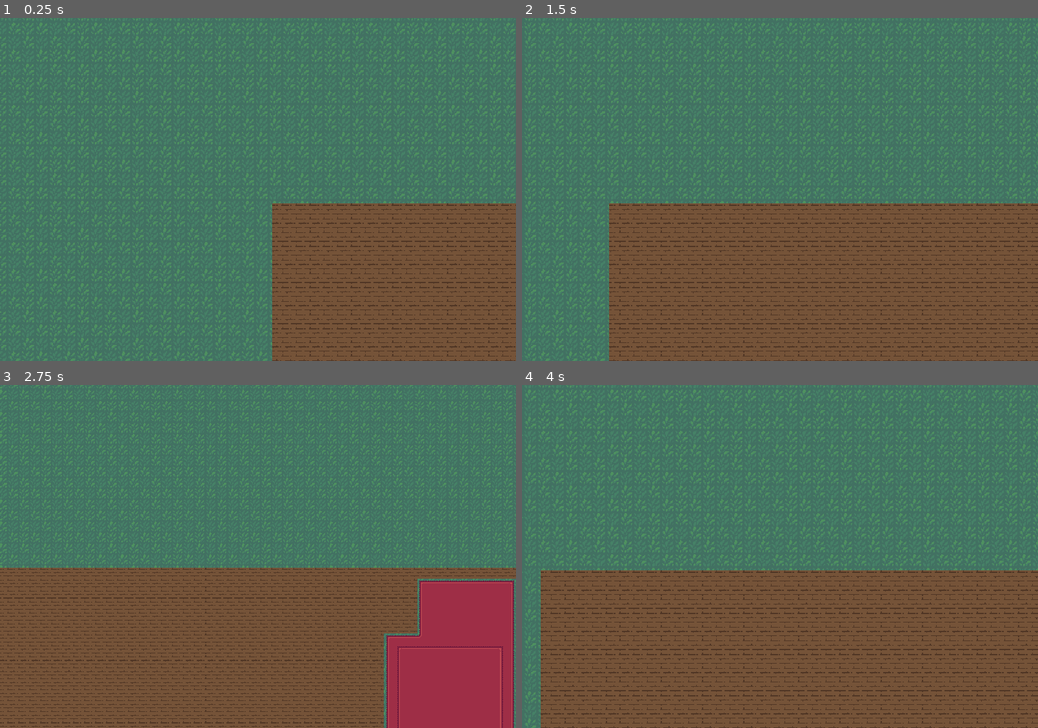
Above: before the commit, frames 1-4 (two rows, left to right).
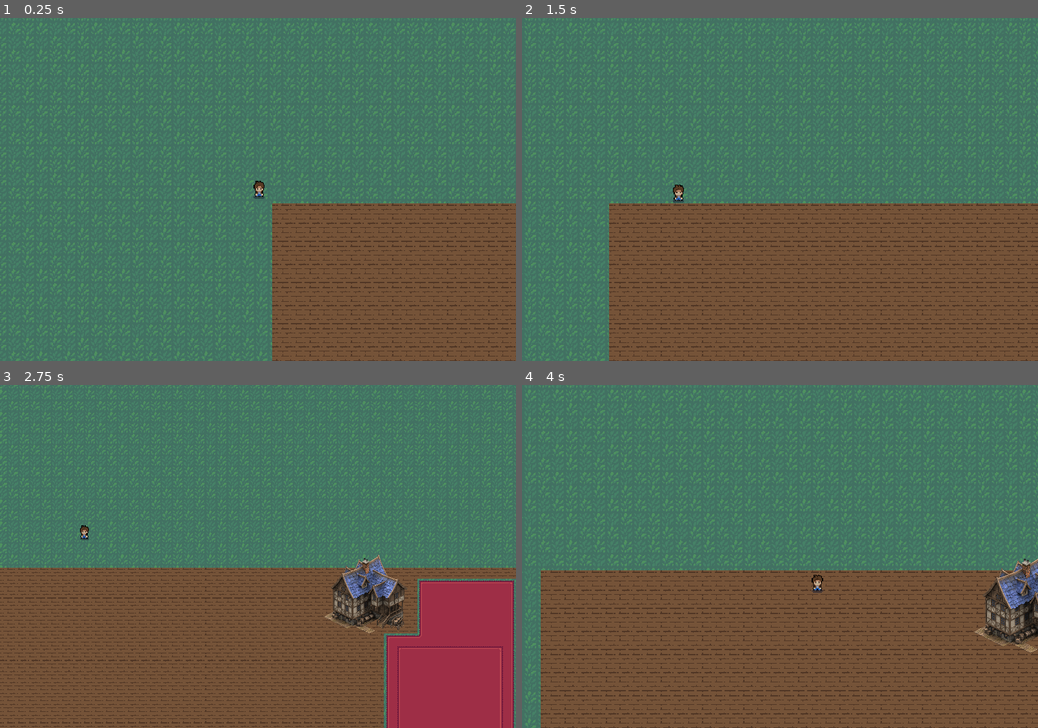
Above: after the commit, the same moments.

Repository: SiTOTG/KingVsKing
Game: Godot game, scene res://world/world.tscn
Two runs of this game, one before a commit and one after it. Both use one fixed random seed, a clock stepped at 60 frames per second and the inputs below.
Inputs (mouse positions are in pixels of both pictures, inside the frame that each line leads up to):
- Up to frame 1 (0.25 s): no input
- Up to frame 2 (1.5 s): tap Enter at 0.5 s; move the mouse to (893, 172) at 0.52 s; hold Right (ui_right) 0.53-1.25 s; right-click (893, 172) at 0.6 s; click (893, 172) at 0.67 s; drag from (676, 206) to (754, 258) at 1.27 s
- Up to frame 3 (2.75 s): tap Space at 2 s; move the mouse to (309, 481) at 2.02 s; hold Right (ui_right) from 2.03 s (still down); tap Mouse wheel down (zoom_out_slow) at 2.1 s; click (309, 481) at 2.17 s
- Up to frame 4 (4 s): release Right (ui_right) at 2.75 s; drag from (754, 625) to (625, 505) at 2.77 s; move the mouse to (934, 607) at 3.52 s; hold Left (ui_left) from 3.53 s (still down); tap Mouse wheel up (zoom_in_slow) at 3.6 s; click (934, 607) at 3.67 s

The runs differ from the first frame. In frame 1, less than 0.1% of the frame differs, in the area x 49-52%, y 47-53%; in frame 2, 0.1%; in frame 3, 2.1%, in the area x 15-79%, y 40-73%; in frame 4, 2.0%.

Commit message:
Add basis for spawner with footman
Things left to do on spawner:
1. Set spawn position
2. Set destination
3. Create path finding

Diff:
--- /dev/null
+++ b/creatures/footman.gd
@@ -0,0 +1,23 @@
+extends CharacterBody2D
+
+@export var destination: Vector2
+@onready var animation_tree: AnimationTree = $AnimationTree
+
+func _physics_process(_delta):
+	if global_position.distance_to(destination) > 10:
+		move()
+	else:
+		animation_tree.set("parameters/Movement/current", 0)
+
+func _unhandled_input(event):
+	if event is InputEventMouseButton and event.button_index == 1 and event.is_pressed():
+		destination = get_global_mouse_position()
+
+func move():
+	var direction = global_position.direction_to(destination)
+	animation_tree.set("parameters/IdleDirection/blend_position", direction)
+	animation_tree.set("parameters/MoveDirection/blend_position", direction)
+	animation_tree.set("parameters/Movement/current", 1)
+
+	velocity = direction * 150
+	move_and_slide()
--- /dev/null
+++ b/creatures/footman.tscn
@@ -0,0 +1,382 @@
+[gd_scene load_steps=26 format=3 uid="uid://ccgdfolvkxehl"]
+
+[ext_resource type="Texture2D" uid="uid://bs3xxoeb4j5ol" path="res://assets/placeholder/sprites/characters/player.png" id="1_1tvlm"]
+[ext_resource type="Script" path="res://creatures/footman.gd" id="1_6a46t"]
+
+[sub_resource type="RectangleShape2D" id="RectangleShape2D_sr3st"]
+size = Vector2(8, 2)
+
+[sub_resource type="Animation" id="Animation_ooc3j"]
+resource_name = "IdleDown"
+length = 0.6
+loop_mode = 1
+tracks/0/type = "value"
+tracks/0/imported = false
+tracks/0/enabled = true
+tracks/0/path = NodePath("Sprite2D:frame_coords")
+tracks/0/interp = 1
+tracks/0/loop_wrap = true
+tracks/0/keys = {
+"times": PackedFloat32Array(0, 0.1, 0.2, 0.3, 0.4, 0.5),
+"transitions": PackedFloat32Array(1, 1, 1, 1, 1, 1),
+"update": 1,
+"values": [Vector2i(0, 0), Vector2i(1, 0), Vector2i(2, 0), Vector2i(3, 0), Vector2i(4, 0), Vector2i(5, 0)]
+}
+
+[sub_resource type="Animation" id="Animation_8566t"]
+resource_name = "IdleLeft"
+length = 0.6
+loop_mode = 1
+tracks/0/type = "value"
+tracks/0/imported = false
+tracks/0/enabled = true
+tracks/0/path = NodePath("Sprite2D:flip_h")
+tracks/0/interp = 1
+tracks/0/loop_wrap = true
+tracks/0/keys = {
+"times": PackedFloat32Array(0),
+"transitions": PackedFloat32Array(1),
+"update": 1,
+"values": [true]
+}
+tracks/1/type = "value"
+tracks/1/imported = false
+tracks/1/enabled = true
+tracks/1/path = NodePath("Sprite2D:offset")
+tracks/1/interp = 1
+tracks/1/loop_wrap = true
+tracks/1/keys = {
+"times": PackedFloat32Array(0),
+"transitions": PackedFloat32Array(1),
+"update": 0,
+"values": [Vector2(0.5, 0)]
+}
+tracks/2/type = "value"
+tracks/2/imported = false
+tracks/2/enabled = true
+tracks/2/path = NodePath("Sprite2D:frame_coords")
+tracks/2/interp = 1
+tracks/2/loop_wrap = true
+tracks/2/keys = {
+"times": PackedFloat32Array(0, 0.1, 0.2, 0.3, 0.4, 0.5),
+"transitions": PackedFloat32Array(1, 1, 1, 1, 1, 1),
+"update": 1,
+"values": [Vector2i(0, 1), Vector2i(1, 1), Vector2i(2, 1), Vector2i(3, 1), Vector2i(4, 1), Vector2i(5, 1)]
+}
+
+[sub_resource type="Animation" id="Animation_tr4pr"]
+resource_name = "IdleRight"
+length = 0.6
+loop_mode = 1
+tracks/0/type = "value"
+tracks/0/imported = false
+tracks/0/enabled = true
+tracks/0/path = NodePath("Sprite2D:frame_coords")
+tracks/0/interp = 1
+tracks/0/loop_wrap = true
+tracks/0/keys = {
+"times": PackedFloat32Array(0, 0.1, 0.2, 0.3, 0.4, 0.5),
+"transitions": PackedFloat32Array(1, 1, 1, 1, 1, 1),
+"update": 1,
+"values": [Vector2i(0, 1), Vector2i(1, 1), Vector2i(2, 1), Vector2i(3, 1), Vector2i(4, 1), Vector2i(5, 1)]
+}
+tracks/1/type = "value"
+tracks/1/imported = false
+tracks/1/enabled = true
+tracks/1/path = NodePath("Sprite2D:flip_h")
+tracks/1/interp = 1
+tracks/1/loop_wrap = true
+tracks/1/keys = {
+"times": PackedFloat32Array(0),
+"transitions": PackedFloat32Array(1),
+"update": 1,
+"values": [false]
+}
+tracks/2/type = "value"
+tracks/2/imported = false
+tracks/2/enabled = true
+tracks/2/path = NodePath("Sprite2D:offset")
+tracks/2/interp = 1
+tracks/2/loop_wrap = true
+tracks/2/keys = {
+"times": PackedFloat32Array(0),
+"transitions": PackedFloat32Array(1),
+"update": 0,
+"values": [Vector2(-0.5, 0)]
+}
+
+[sub_resource type="Animation" id="Animation_yai64"]
+resource_name = "IdleUp"
+length = 0.6
+loop_mode = 1
+tracks/0/type = "value"
+tracks/0/imported = false
+tracks/0/enabled = true
+tracks/0/path = NodePath("Sprite2D:frame_coords")
+tracks/0/interp = 1
+tracks/0/loop_wrap = true
+tracks/0/keys = {
+"times": PackedFloat32Array(0, 0.1, 0.2, 0.3, 0.4, 0.5),
+"transitions": PackedFloat32Array(1, 1, 1, 1, 1, 1),
+"update": 1,
+"values": [Vector2i(0, 2), Vector2i(1, 2), Vector2i(2, 2), Vector2i(3, 2), Vector2i(4, 2), Vector2i(5, 2)]
+}
+
+[sub_resource type="Animation" id="Animation_4epvc"]
+resource_name = "MoveDown"
+length = 0.6
+loop_mode = 1
+tracks/0/type = "value"
+tracks/0/imported = false
+tracks/0/enabled = true
+tracks/0/path = NodePath("Sprite2D:frame_coords")
+tracks/0/interp = 1
+tracks/0/loop_wrap = true
+tracks/0/keys = {
+"times": PackedFloat32Array(0, 0.1, 0.2, 0.3, 0.4, 0.5),
+"transitions": PackedFloat32Array(1, 1, 1, 1, 1, 1),
+"update": 1,
+"values": [Vector2i(0, 3), Vector2i(1, 3), Vector2i(2, 3), Vector2i(3, 3), Vector2i(4, 3), Vector2i(5, 3)]
+}
+
+[sub_resource type="Animation" id="Animation_58x4v"]
+resource_name = "MoveLeft"
+length = 0.6
+loop_mode = 1
+tracks/0/type = "value"
+tracks/0/imported = false
+tracks/0/enabled = true
+tracks/0/path = NodePath("Sprite2D:frame_coords")
+tracks/0/interp = 1
+tracks/0/loop_wrap = true
+tracks/0/keys = {
+"times": PackedFloat32Array(0, 0.1, 0.2, 0.3, 0.4, 0.5),
+"transitions": PackedFloat32Array(1, 1, 1, 1, 1, 1),
+"update": 1,
+"values": [Vector2i(0, 4), Vector2i(1, 4), Vector2i(2, 4), Vector2i(3, 4), Vector2i(4, 4), Vector2i(5, 4)]
+}
+tracks/1/type = "value"
+tracks/1/imported = false
+tracks/1/enabled = true
+tracks/1/path = NodePath("Sprite2D:flip_h")
+tracks/1/interp = 1
+tracks/1/loop_wrap = true
+tracks/1/keys = {
+"times": PackedFloat32Array(0),
+"transitions": PackedFloat32Array(1),
+"update": 1,
+"values": [true]
+}
+tracks/2/type = "value"
+tracks/2/imported = false
+tracks/2/enabled = true
+tracks/2/path = NodePath("Sprite2D:offset")
+tracks/2/interp = 1
+tracks/2/loop_wrap = true
+tracks/2/keys = {
+"times": PackedFloat32Array(0),
+"transitions": PackedFloat32Array(1),
+"update": 0,
+"values": [Vector2(0.5, 0)]
+}
+
+[sub_resource type="Animation" id="Animation_y7skb"]
+resource_name = "MoveUp"
+length = 0.6
+loop_mode = 1
+tracks/0/type = "value"
+tracks/0/imported = false
+tracks/0/enabled = true
+tracks/0/path = NodePath("Sprite2D:frame_coords")
+tracks/0/interp = 1
+tracks/0/loop_wrap = true
+tracks/0/keys = {
+"times": PackedFloat32Array(0, 0.1, 0.2, 0.3, 0.4, 0.5),
+"transitions": PackedFloat32Array(1, 1, 1, 1, 1, 1),
+"update": 1,
+"values": [Vector2i(0, 5), Vector2i(1, 5), Vector2i(2, 5), Vector2i(3, 5), Vector2i(4, 5), Vector2i(5, 5)]
+}
+
+[sub_resource type="Animation" id="Animation_prncp"]
+resource_name = "MoveRight"
+length = 0.6
+loop_mode = 1
+tracks/0/type = "value"
+tracks/0/imported = false
+tracks/0/enabled = true
+tracks/0/path = NodePath("Sprite2D:frame_coords")
+tracks/0/interp = 1
+tracks/0/loop_wrap = true
+tracks/0/keys = {
+"times": PackedFloat32Array(0, 0.1, 0.2, 0.3, 0.4, 0.5),
+"transitions": PackedFloat32Array(1, 1, 1, 1, 1, 1),
+"update": 1,
+"values": [Vector2i(0, 4), Vector2i(1, 4), Vector2i(2, 4), Vector2i(3, 4), Vector2i(4, 4), Vector2i(5, 4)]
+}
+tracks/1/type = "value"
+tracks/1/imported = false
+tracks/1/enabled = true
+tracks/1/path = NodePath("Sprite2D:flip_h")
+tracks/1/interp = 1
+tracks/1/loop_wrap = true
+tracks/1/keys = {
+"times": PackedFloat32Array(0),
+"transitions": PackedFloat32Array(1),
+"update": 1,
+"values": [false]
+}
+tracks/2/type = "value"
+tracks/2/imported = false
+tracks/2/enabled = true
+tracks/2/path = NodePath("Sprite2D:offset")
+tracks/2/interp = 1
+tracks/2/loop_wrap = true
+tracks/2/keys = {
+"times": PackedFloat32Array(0),
+"transitions": PackedFloat32Array(1),
+"update": 0,
+"values": [Vector2(-0.5, 0)]
+}
+
+[sub_resource type="Animation" id="Animation_86atk"]
+length = 0.001
+tracks/0/type = "value"
+tracks/0/imported = false
+tracks/0/enabled = true
+tracks/0/path = NodePath("Sprite2D:frame_coords")
+tracks/0/interp = 1
+tracks/0/loop_wrap = true
+tracks/0/keys = {
+"times": PackedFloat32Array(0),
+"transitions": PackedFloat32Array(1),
+"update": 1,
+"values": [Vector2i(0, 0)]
+}
+tracks/1/type = "value"
+tracks/1/imported = false
+tracks/1/enabled = true
+tracks/1/path = NodePath("Sprite2D:flip_h")
+tracks/1/interp = 1
+tracks/1/loop_wrap = true
+tracks/1/keys = {
+"times": PackedFloat32Array(0),
+"transitions": PackedFloat32Array(1),
+"update": 1,
+"values": [false]
+}
+tracks/2/type = "value"
+tracks/2/imported = false
+tracks/2/enabled = true
+tracks/2/path = NodePath("Sprite2D:offset")
+tracks/2/interp = 1
+tracks/2/loop_wrap = true
+tracks/2/keys = {
+"times": PackedFloat32Array(0),
+"transitions": PackedFloat32Array(1),
+"update": 0,
+"values": [Vector2(0.5, 0)]
+}
+
+[sub_resource type="AnimationLibrary" id="AnimationLibrary_2e025"]
+_data = {
+"IdleDown": SubResource("Animation_ooc3j"),
+"IdleLeft": SubResource("Animation_8566t"),
+"IdleRight": SubResource("Animation_tr4pr"),
+"IdleUp": SubResource("Animation_yai64"),
+"MoveDown": SubResource("Animation_4epvc"),
+"MoveLeft": SubResource("Animation_58x4v"),
+"MoveRight": SubResource("Animation_prncp"),
+"MoveUp": SubResource("Animation_y7skb"),
+"RESET": SubResource("Animation_86atk")
+}
+
+[sub_resource type="AnimationNodeAnimation" id="AnimationNodeAnimation_pfdn2"]
+animation = &"IdleRight"
+
+[sub_resource type="AnimationNodeAnimation" id="AnimationNodeAnimation_aqx0n"]
+animation = &"IdleUp"
+
+[sub_resource type="AnimationNodeAnimation" id="AnimationNodeAnimation_ptjpi"]
+animation = &"IdleLeft"
+
+[sub_resource type="AnimationNodeAnimation" id="AnimationNodeAnimation_4xbvm"]
+animation = &"IdleDown"
+
+[sub_resource type="AnimationNodeBlendSpace2D" id="AnimationNodeBlendSpace2D_ah07r"]
+blend_point_0/node = SubResource("AnimationNodeAnimation_pfdn2")
+blend_point_0/pos = Vector2(1, 0)
+blend_point_1/node = SubResource("AnimationNodeAnimation_aqx0n")
+blend_point_1/pos = Vector2(0, -1)
+blend_point_2/node = SubResource("AnimationNodeAnimation_ptjpi")
+blend_point_2/pos = Vector2(-1, 0)
+blend_point_3/node = SubResource("AnimationNodeAnimation_4xbvm")
+blend_point_3/pos = Vector2(0, 1)
+blend_mode = 1
+
+[sub_resource type="AnimationNodeAnimation" id="AnimationNodeAnimation_o0x3e"]
+animation = &"MoveDown"
+
+[sub_resource type="AnimationNodeAnimation" id="AnimationNodeAnimation_8clf6"]
+animation = &"MoveRight"
+
+[sub_resource type="AnimationNodeAnimation" id="AnimationNodeAnimation_nucus"]
+animation = &"MoveUp"
+
+[sub_resource type="AnimationNodeAnimation" id="AnimationNodeAnimation_dsukj"]
+animation = &"MoveLeft"
+
+[sub_resource type="AnimationNodeBlendSpace2D" id="AnimationNodeBlendSpace2D_hebgc"]
+blend_point_0/node = SubResource("AnimationNodeAnimation_o0x3e")
+blend_point_0/pos = Vector2(0, 0.9)
+blend_point_1/node = SubResource("AnimationNodeAnimation_8clf6")
+blend_point_1/pos = Vector2(1, -0.1)
+blend_point_2/node = SubResource("AnimationNodeAnimation_nucus")
+blend_point_2/pos = Vector2(0, -1)
+blend_point_3/node = SubResource("AnimationNodeAnimation_dsukj")
+blend_point_3/pos = Vector2(-1, 0)
+blend_mode = 1
+
+[sub_resource type="AnimationNodeTransition" id="AnimationNodeTransition_ky12f"]
+enabled_inputs = 2
+from_start = false
+input_0/name = "Idling"
+input_0/auto_advance = false
+input_1/name = "Moving"
+input_1/auto_advance = false
+
+[sub_resource type="AnimationNodeBlendTree" id="AnimationNodeBlendTree_us4em"]
+graph_offset = Vector2(-843.912, 10.236)
+nodes/IdleDirection/node = SubResource("AnimationNodeBlendSpace2D_ah07r")
+nodes/IdleDirection/position = Vector2(-240, 0)
+nodes/MoveDirection/node = SubResource("AnimationNodeBlendSpace2D_hebgc")
+nodes/MoveDirection/position = Vector2(-227.083, 282.511)
+nodes/Movement/node = SubResource("AnimationNodeTransition_ky12f")
+nodes/Movement/position = Vector2(60, 180)
+nodes/output/position = Vector2(300, 160)
+node_connections = [&"output", 0, &"Movement", &"Movement", 0, &"IdleDirection", &"Movement", 1, &"MoveDirection"]
+
+[node name="Footman" type="CharacterBody2D"]
+script = ExtResource("1_6a46t")
+
+[node name="Sprite2D" type="Sprite2D" parent="."]
+position = Vector2(0, -16)
+texture = ExtResource("1_1tvlm")
+offset = Vector2(0.5, 0)
+hframes = 6
+vframes = 10
+
+[node name="CollisionShape2D" type="CollisionShape2D" parent="."]
+shape = SubResource("RectangleShape2D_sr3st")
+
+[node name="AnimationPlayer" type="AnimationPlayer" parent="."]
+libraries = {
+"": SubResource("AnimationLibrary_2e025")
+}
+
+[node name="AnimationTree" type="AnimationTree" parent="."]
+tree_root = SubResource("AnimationNodeBlendTree_us4em")
+anim_player = NodePath("../AnimationPlayer")
+active = true
+parameters/IdleDirection/blend_position = Vector2(0.5, -1)
+parameters/MoveDirection/blend_position = Vector2(0.5, -1)
+parameters/Movement/current = 1
--- /dev/null
+++ b/player/spawner.gd
@@ -0,0 +1,3 @@
+extends StaticBody2D
+
+@export var creature: PackedScene
--- /dev/null
+++ b/player/spawner.tscn
@@ -0,0 +1,18 @@
+[gd_scene load_steps=4 format=3 uid="uid://co713pq5wwm73"]
+
+[ext_resource type="Texture2D" uid="uid://c3bjjubcocilf" path="res://assets/placeholder/sprites/medieval-tavern_10000.png" id="1_3vc4b"]
+[ext_resource type="Script" path="res://player/spawner.gd" id="1_li363"]
+
+[sub_resource type="RectangleShape2D" id="RectangleShape2D_y2w1w"]
+size = Vector2(158, 140)
+
+[node name="Spawner" type="StaticBody2D"]
+script = ExtResource("1_li363")
+
+[node name="Sprite2D" type="Sprite2D" parent="."]
+position = Vector2(8, 0)
+scale = Vector2(0.231579, 0.231579)
+texture = ExtResource("1_3vc4b")
+
+[node name="CollisionShape2D" type="CollisionShape2D" parent="."]
+shape = SubResource("RectangleShape2D_y2w1w")
--- a/world/player_camera.gd
+++ b/world/player_camera.gd
@@ -10,9 +10,9 @@
 var screen_start_position
 
 var dragging = false
-
-func _ready():
-	Input.mouse_mode = Input.MOUSE_MODE_CONFINED
+#
+#func _ready():
+#	Input.mouse_mode = Input.MOUSE_MODE_CONFINED
 
 func _unhandled_input(event):
 	if event.is_action("drag"):
--- a/world/world.tscn
+++ b/world/world.tscn
@@ -1,8 +1,10 @@
-[gd_scene load_steps=4 format=3 uid="uid://dy2qpxg1tslfv"]
+[gd_scene load_steps=6 format=3 uid="uid://dy2qpxg1tslfv"]
 
 [ext_resource type="PackedScene" uid="uid://hftwolwo1hyb" path="res://world/tiles/castle.tscn" id="1_fmk5q"]
 [ext_resource type="Script" path="res://world/player_camera.gd" id="2_2qahm"]
 [ext_resource type="PackedScene" uid="uid://md5yvcv0lqjr" path="res://world/tiles/grass_background.tscn" id="3_5pghe"]
+[ext_resource type="PackedScene" uid="uid://co713pq5wwm73" path="res://player/spawner.tscn" id="4_vwoog"]
+[ext_resource type="PackedScene" uid="uid://ccgdfolvkxehl" path="res://creatures/footman.tscn" id="5_m8mce"]
 
 [node name="World" type="Node2D"]
 
@@ -20,3 +22,9 @@
 script = ExtResource("2_2qahm")
 
 [node name="GrassBackground" parent="." instance=ExtResource("3_5pghe")]
+
+[node name="Spawner" parent="." instance=ExtResource("4_vwoog")]
+position = Vector2(584, 56)
+
+[node name="Footman" parent="." instance=ExtResource("5_m8mce")]
+position = Vector2(0, 8)
Binary file added: assets/placeholder/sprites/medieval-tavern_10000.png
Not shown, added: assets/placeholder/sprites/medieval-tavern_10000.png.import
